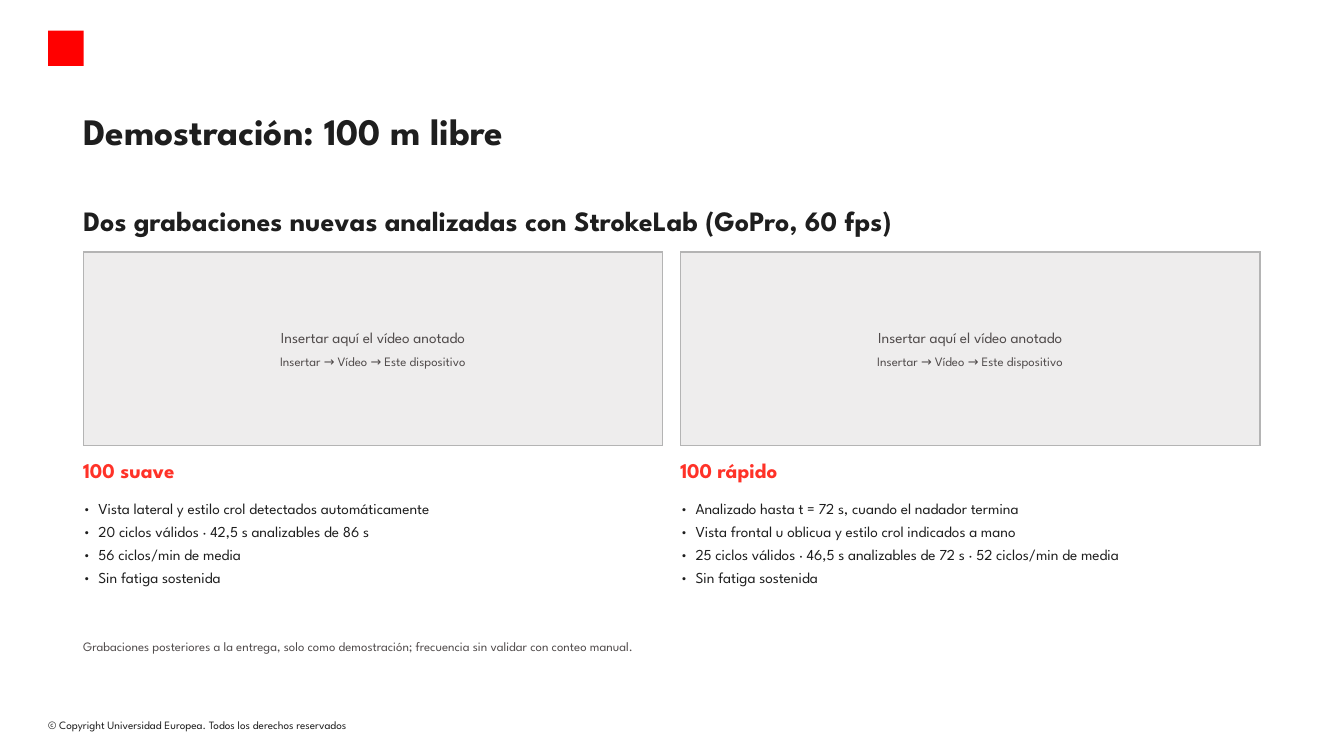
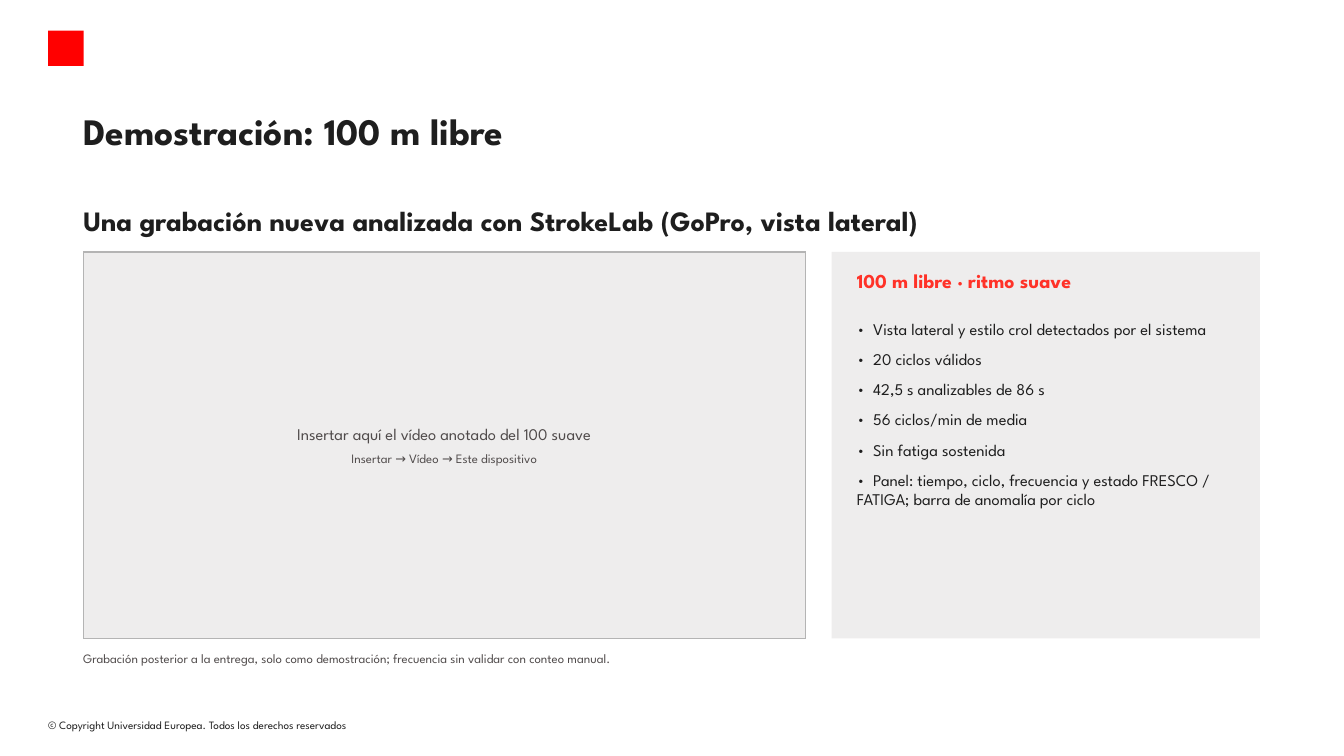
Before and after one commit to modeliana1-rgb/Strokelab, a slide deck: slide 13 of presentacion/StrokeLab_defensa.pptx. Drawn at 1344x756 pixels with LibreOffice and Linux fonts; fonts in the diff are those of the drawing; background and template pictures are left out. Boxes give left, top, right and bottom in pixels: in the first picture for what was removed or moved away, otherwise in the second. Text is boxed around its words. In the diff, an @@ line names an element or a change of style, - is before the commit and + after.

```diff
--- a/presentacion/StrokeLab_defensa.pptx
+++ b/presentacion/StrokeLab_defensa.pptx
@@ text at [83,211,917,237]: text changed @@
-Dos grabaciones nuevas analizadas con StrokeLab (GoPro, 60 fps)
+Una grabación nueva analizada con StrokeLab (GoPro, vista lateral)
@@ rectangle: place and size @@
-rectangle at [83,252,663,445]
+rectangle at [83,252,806,638]
@@ rectangle removed at [680,252,1260,445] @@
@@ rectangle added at [832,252,1260,638], fill #EEEDED @@
@@ text added at [857,274,1071,289], 17 pt, text #FF3228, bold @@
+100 m libre · ritmo suave
@@ text "• Vista lateral y estilo ...": place and size @@
-text "• Vista lateral y estilo ..." at [98,503,429,587]
+text "• Vista lateral y estilo ..." at [857,323,1207,509]
@@ text at [873,323,1207,397]: text changed; size 13 to 14 pt @@
-• Vista lateral y estilo crol detectados automáticamente
-• 20 ciclos válidos · 42,5 s analizables de 86 s
+• Vista lateral y estilo crol detectados por el sistema
+• 20 ciclos válidos
+• 42,5 s analizables de 86 s
@@ text removed at [877,332,1063,369] @@
-Insertar aquí el vídeo anotado
-Insertar → Vídeo → Este dispositivo
@@ text at [873,413,1027,460]: size 13 to 14 pt in "• 56 ciclos/min de media", "• Sin fatiga sostenida"; more space between paragraphs @@
@@ text at [297,428,591,444]: text changed; size 13 to 14 pt @@
-Insertar aquí el vídeo anotado
+Insertar aquí el vídeo anotado del 100 suave
@@ text removed at [83,464,174,479] @@
-100 suave
@@ text removed at [680,463,778,483] @@
-100 rápido
@@ text at [857,474,1198,509]: paragraph added @@
+• Panel: tiempo, ciclo, frecuencia y estado FRESCO / FATIGA; barra de anomalía por ciclo
@@ text removed at [696,503,1119,587] @@
-• Analizado hasta t = 72 s, cuando el nadador termina
-• Vista frontal u oblicua y estilo crol indicados a mano
-• 25 ciclos válidos · 46,5 s analizables de 72 s · 52 ciclos/min de media
-• Sin fatiga sostenida
@@ text at [83,654,610,666]: text changed @@
-Grabaciones posteriores a la entrega, solo como demostración; frecuencia sin validar con conteo manual.
+Grabación posterior a la entrega, solo como demostración; frecuencia sin validar con conteo manual.
```
Also in this commit, not shown: 3 other files.
